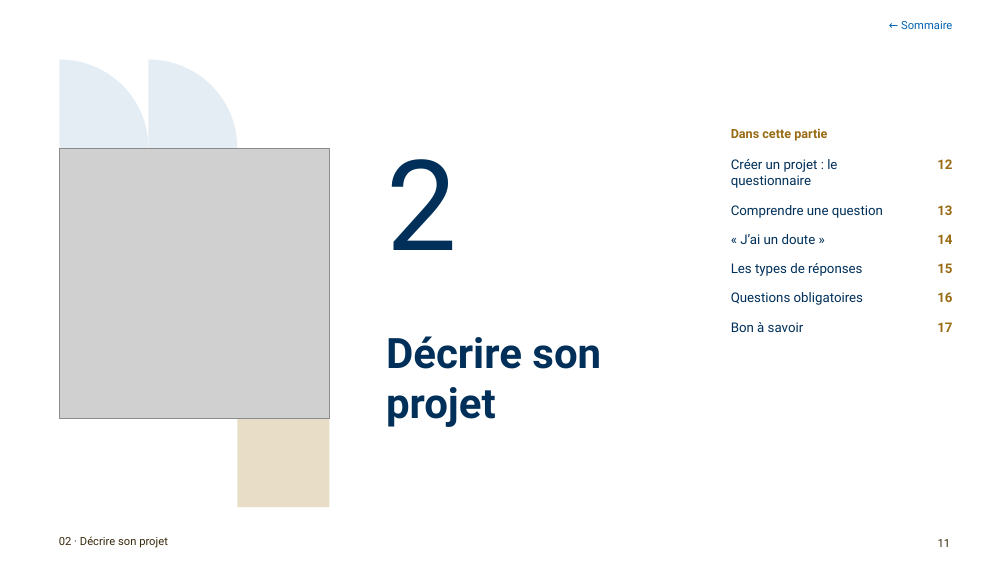
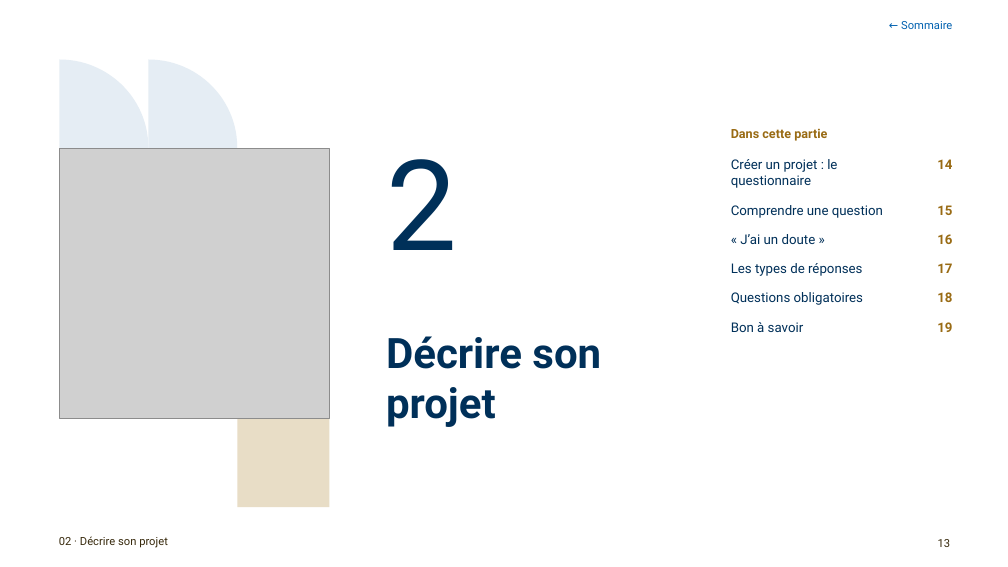
Before and after one commit to antoinelmariel-ux/ProjectNavigator, a slide deck: slide 13 of docs/Manuel_Project_Navigator_chef_de_projet.pptx (slide 11 before the commit). Drawn at 1008x567 pixels with LibreOffice and Linux fonts; fonts in the diff are those of the drawing; grey boxes stand for pictures; background and template pictures are left out. Boxes give left, top, right and bottom in pixels: in the first picture for what was removed or moved away, otherwise in the second. Text is boxed around its words. In the diff, an @@ line names an element or a change of style, - is before the commit and + after.

```diff
--- a/docs/Manuel_Project_Navigator_chef_de_projet.pptx
+++ b/docs/Manuel_Project_Navigator_chef_de_projet.pptx
@@ text "14": place and size @@
-text "14" at (937,234,952,244)
+text "14" at (937,159,952,169)
@@ text removed at (937,159,952,169) @@
-12
@@ text "15": place and size @@
-text "15" at (937,263,952,273)
+text "15" at (937,205,952,215)
@@ text "17": place and size @@
-text "17" at (937,322,952,332)
+text "17" at (937,263,952,273)
@@ text added at (937,322,952,332), 9.5 pt, text #996B14, bold @@
+19
@@ page number at (938,539,951,547): text changed @@
-11
+13
```
Also in this commit, not shown: 24 other slides changed, 3 slides added, 3 other files.
